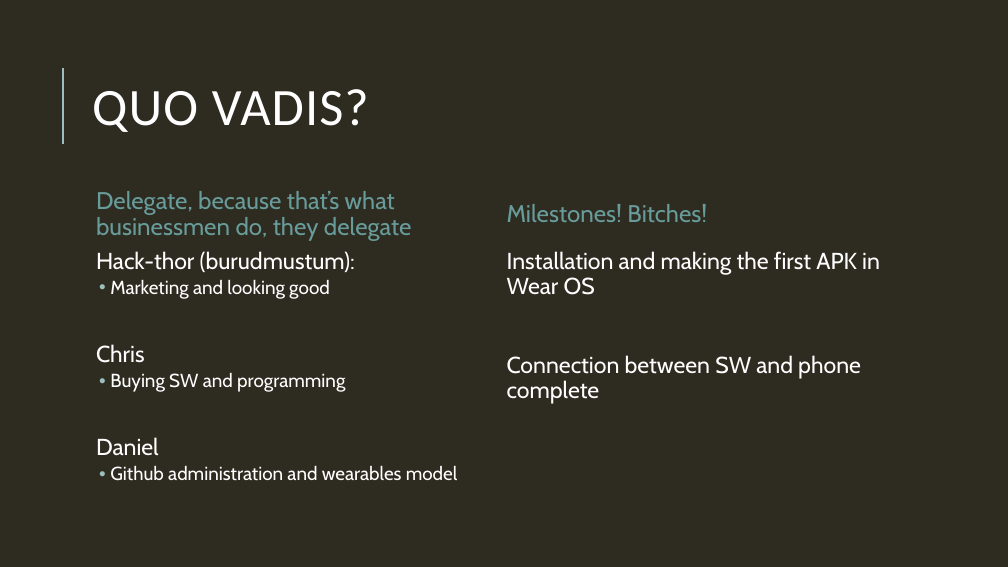
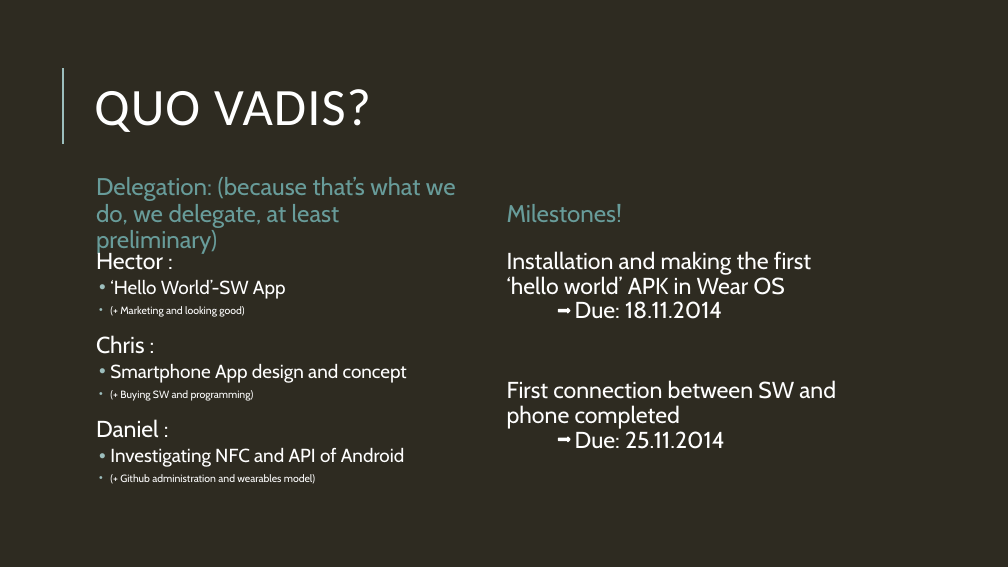
Before and after one commit to Uni-Freiburg-Wearable-Devices-WS14/Wearables_Project_Mobile, a slide deck: slide 5 of Intro_Presentation_seriously.pptx. Drawn at 1008x567 pixels with LibreOffice and Linux fonts; fonts in the diff are those of the drawing. Boxes give left, top, right and bottom in pixels: in the first picture for what was removed or moved away, otherwise in the second. Text is boxed around its words. In the diff, an @@ line names an element or a change of style, - is before the commit and + after.

Commit message:
Updated presentation
First usable version of the serious shit

```diff
--- a/Intro_Presentation_seriously.pptx
+++ b/Intro_Presentation_seriously.pptx
@@ text at box(96, 177, 456, 254): text changed @@
-Delegate, because that’s what businessmen do, they delegate
+Delegation: (because that’s what we do, we delegate, at least preliminary)
@@ text at box(507, 204, 622, 222): text changed @@
-Milestones! Bitches!
+Milestones!
@@ text at box(96, 249, 407, 484): text changed; size 18 to 10 pt @@
-  Hack-thor (burudmustum):
-  • Marketing and looking good
-  Chris
-  • Buying SW and programming
-  Daniel
-  • Github administration and wearables model
+  Hector :
+  • ‘Hello World’-SW App
+  • (+ Marketing and looking good)
+  Chris :
+  • Smartphone App design and concept
+  • (+ Buying SW and programming)
+  Daniel :
+  • Investigating NFC and API of Android
+  • (+ Github administration and wearables model)
@@ text at box(507, 251, 836, 449): text changed @@
-  Installation and making the first APK in Wear OS
-  Connection between SW and phone complete
+  Installation and making the first
+  ‘hello world’ APK in Wear OS
+  Due: 18.11.2014
+  First connection between SW and phone completed
+  Due: 25.11.2014
@@ right arrow added at box(559, 309, 570, 313), fill #FFFFFF, outline #FFFFFF 1.25 pt @@
@@ right arrow added at box(559, 437, 570, 442), fill #FFFFFF, outline #FFFFFF 1.25 pt @@
```
Also in this commit, not shown: 3 other slides changed, 2 other files.
